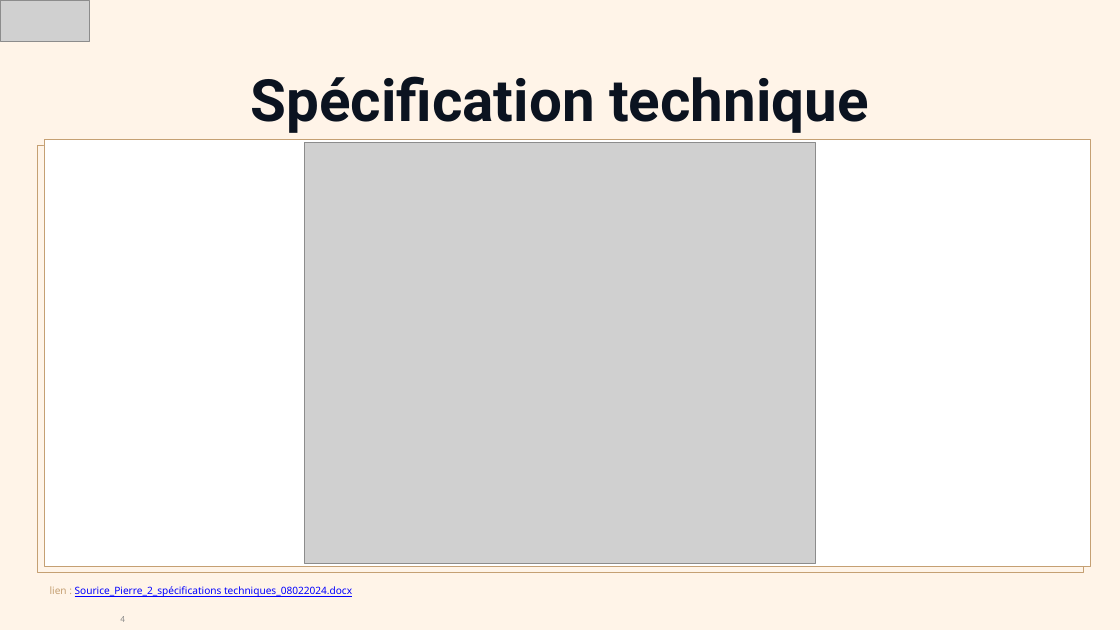
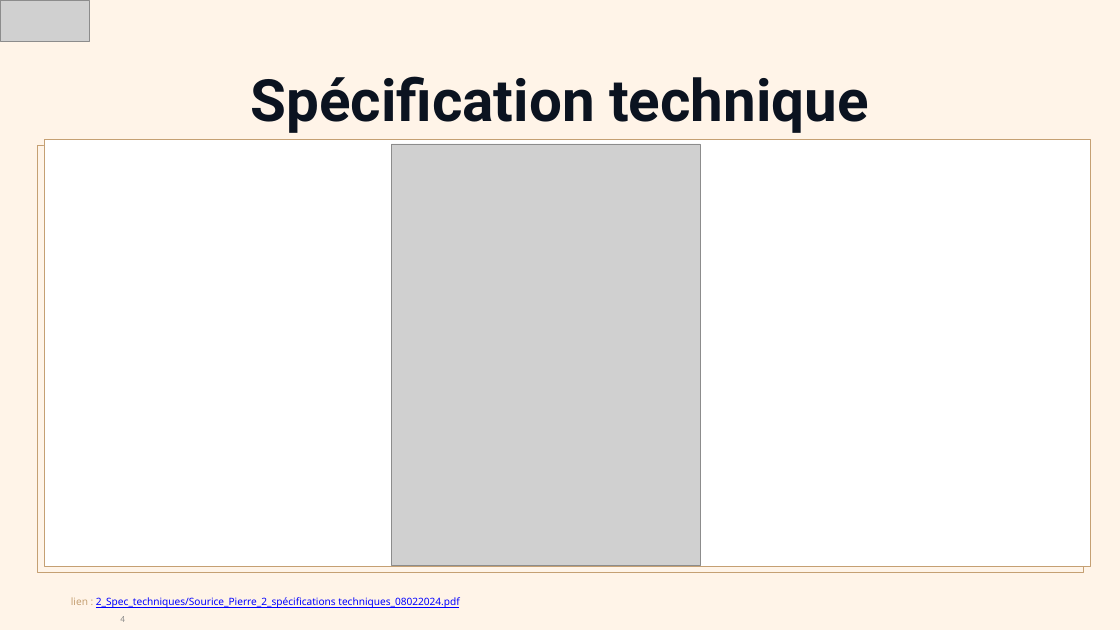
Before and after one commit to Weeskin/P7_-_Planifiez_le_developpement_du_site_de_votre_client, a slide deck: slide 4 of 4_Presentation_générale/Sourice_Pierre_4_solution technique_08022024.pptx. Drawn at 1120x630 pixels with LibreOffice and Linux fonts; fonts in the diff are those of the drawing; grey boxes stand for pictures. Boxes give left, top, right and bottom in pixels: in the first picture for what was removed or moved away, otherwise in the second. Text is boxed around its words. In the diff, an @@ line names an element or a change of style, - is before the commit and + after.

```diff
--- a/4_Presentation_générale/Sourice_Pierre_4_solution technique_08022024.pptx
+++ b/4_Presentation_générale/Sourice_Pierre_4_solution technique_08022024.pptx
@@ picture resized from (x1=304, y1=143, x2=815, y2=563) to (x1=391, y1=144, x2=700, y2=565) @@
@@ text at (x1=71, y1=597, x2=459, y2=608): text changed @@
-lien : Sourice_Pierre_2_spécifications techniques_08022024.docx
+lien : 2_Spec_techniques/Sourice_Pierre_2_spécifications techniques_08022024.pdf
```
Also in this commit, not shown: 4 other slides changed, 1 slide added, 1 slide removed, 3 other files.
